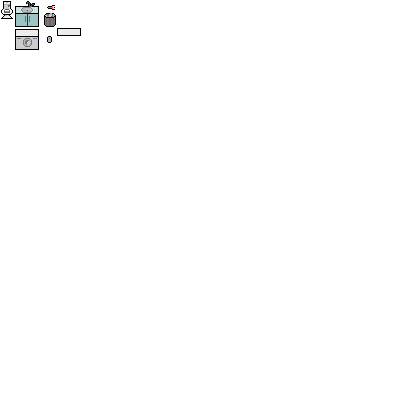
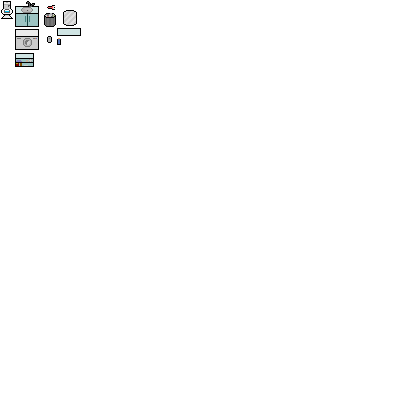
Revision of a layered (420, 420) image; what changed, layer by layer:
added layer "Cabinet" above "Liquid" over bbox(15, 53, 34, 67)
added layer "Liquid" above "Mirror" over bbox(57, 38, 61, 45)
added layer "Mirror" above "Player size ref" over bbox(63, 10, 77, 26)
renamed "Layer 3" to "Table top", painted on it over bbox(58, 29, 80, 35)
